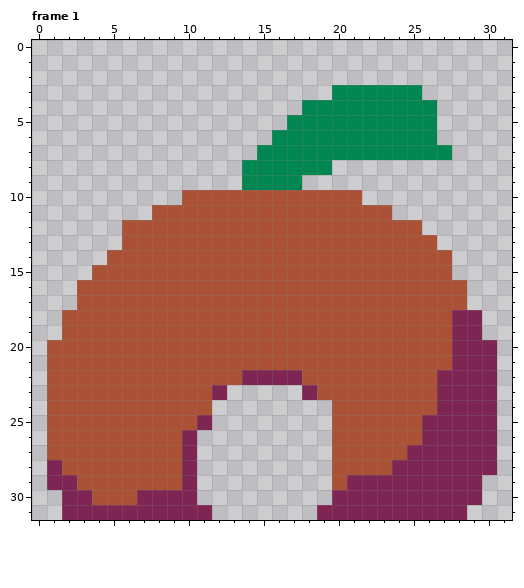
Two states of a pixel-art file, data/sprites/game/unyu_house.ase. The picture above was drawn from the file before the commit.
32x32 pixels, 1 frame. Shown: frame 1. The commit also changed other frames, which this record leaves out.
After the commit:
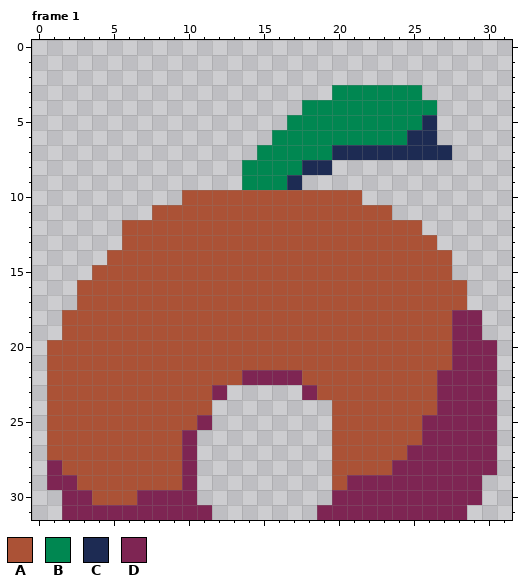
Palette (. is transparent): A #ab5236  B #008751  C #1d2b53  D #7e2553
The edit:
{"where": "frame 1"}
{"frame":1,"y":5,"x":26,"old":"B","new":"C"}
{"frame":1,"y":6,"x":25,"old":"BB","new":"CC"}
{"frame":1,"y":7,"x":20,"old":"BBBBBBBB","new":"CCCCCCCC"}
{"frame":1,"y":8,"x":18,"old":"BB","new":"CC"}
{"frame":1,"y":9,"x":17,"old":"B","new":"C"}
